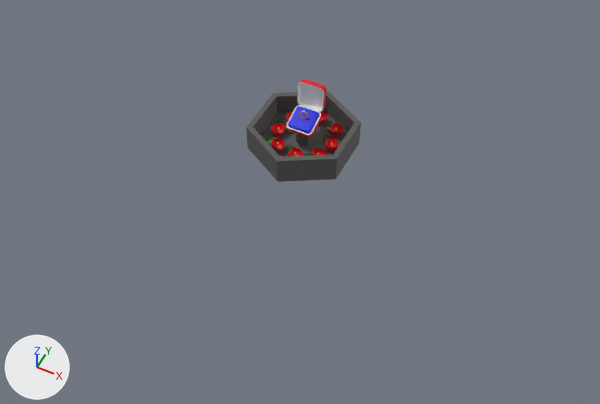
The glTF model ring.glb as it was, and as the next commit left it.
One viewpoint serves both versions: a 50 mm camera at (4.71, -9.57, 10.41) aimed at (0.34, -0.83, -0.51). Every picture has the same lights, and +X, +Y and +Z are marked at lower left. Where no turn or scale is listed for an object, it has been applied to the vertices.
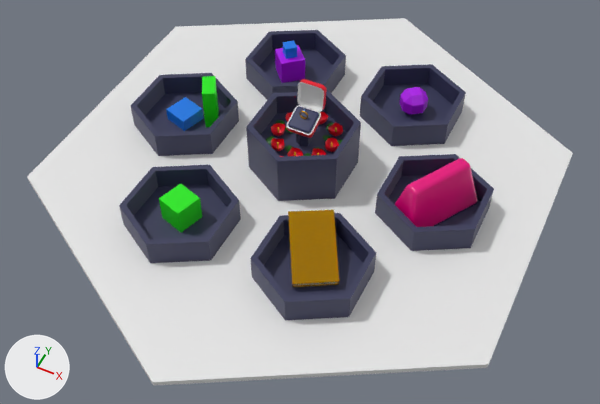
The newer file is also turned or shifted as a whole; pictures and numbers use the older file's frame.

The change, as a diff of the scene's bpy script:
```diff
--- a/ring.glb.py
+++ b/ring.glb.py
@@ mat_biru @@
 mat_biru = principled_material('biru')
-mat_biru.base_color = (0.0, 0.00469, 0.69)  # blue #000fd8
+mat_biru.base_color = (0.017, 0.0219, 0.0893)  # dark blue #232954
@@ mat_kotak @@
 mat_kotak = principled_material('kotak')
-mat_kotak.base_color = (0.0968, 0.0968, 0.0968)  # dark grey #585858
+mat_kotak.base_color = (0.0368, 0.0396, 0.0968)  # dark blue #363858
@@ me_cube_008 @@
+me_cube_008.from_pydata([(-0.165, 0.006, -0.116), (-0.165, 0.007, 0.116), (0.007, 0.164, -0.117), (0.007, 0.165, 0.116), (-0.007, -0.165, -0.116), (-0.007, -0.164, 0.117), (0.165, -0.007, -0.116), (0.165, -0.006, 0.116)], [], [(0, 1, 3), (0, 3, 2), (2, 3, 7), (2, 7, 6), (6, 7, 5), (6, 5, 4), (4, 5, 1), (4, 1, 0), (2, 6, 4), (2, 4, 0), (7, 3, 1), (7, 1, 5)])
+me_cube_008.materials.append(mat_item2)  # blue #0076e7
@@ me_cube_007 @@
+me_cube_007.from_pydata([(0.089, 0.332, -0.243), (-0.124, 0.209, -0.243), (0.089, 0.332, 0.602), (-0.124, 0.209, 0.602), (0.332, -0.089, -0.243), (0.119, -0.212, -0.243), (0.332, -0.089, 0.602), (0.119, -0.212, 0.602)], [], [(0, 1, 3), (0, 3, 2), (2, 3, 7), (2, 7, 6), (6, 7, 5), (6, 5, 4), (4, 5, 1), (4, 1, 0), (2, 6, 4), (2, 4, 0), (7, 3, 1), (7, 1, 5)])
+me_cube_007.materials.append(mat_item1)  # green #19e700
@@ me_cube_005 @@
+me_cube_005.from_pydata([(-0.343, 0.013, -0.243), (-0.343, 0.015, 0.243), (0.014, 0.342, -0.244), (0.014, 0.344, 0.242), (-0.014, -0.344, -0.242), (-0.014, -0.342, 0.244), (0.343, -0.015, -0.243), (0.343, -0.013, 0.243)], [], [(0, 1, 3), (0, 3, 2), (2, 3, 7), (2, 7, 6), (6, 7, 5), (6, 5, 4), (4, 5, 1), (4, 1, 0), (2, 6, 4), (2, 4, 0), (7, 3, 1), (7, 1, 5)])
+me_cube_005.materials.append(mat_item3)  # purple #ab00e7
@@ me_cube_004 @@
+me_cube_004.from_pydata([(-0.303, -0.161, -0.243), (-0.303, -0.161, 0.003), (-0.161, 0.303, -0.243), (-0.161, 0.303, 0.003), (0.161, -0.303, -0.243), (0.161, -0.303, 0.003), (0.303, 0.161, -0.243), (0.303, 0.161, 0.003)], [], [(0, 1, 3), (0, 3, 2), (2, 3, 7), (2, 7, 6), (6, 7, 5), (6, 5, 4), (4, 5, 1), (4, 1, 0), (2, 6, 4), (2, 4, 0), (7, 3, 1), (7, 1, 5)])
+me_cube_004.materials.append(mat_item2)  # blue #0076e7
@@ me_cube_003 @@
+me_cube_003.from_pydata([(-0.303, -0.161, -0.243), (-0.303, -0.161, 0.243), (-0.161, 0.303, -0.243), (-0.161, 0.303, 0.243), (0.161, -0.303, -0.243), (0.161, -0.303, 0.243), (0.303, 0.161, -0.243), (0.303, 0.161, 0.243)], [], [(0, 1, 3), (0, 3, 2), (2, 3, 7), (2, 7, 6), (6, 7, 5), (6, 5, 4), (4, 5, 1), (4, 1, 0), (2, 6, 4), (2, 4, 0), (7, 3, 1), (7, 1, 5)])
+me_cube_003.materials.append(mat_item1)  # green #19e700
@@ ob_cylinder_015 @@
+ob_cylinder_015 = bpy.data.objects.new('Cylinder.015', me_cylinder_016)  # 30 vertices, 56 faces; spans x -0.87..0.87, y -1.0..1.0, z 0.0..0.5; in mat_kotak (dark blue #363858)
+ob_cylinder_015.location = (1.25, 2.17, -0.5)
@@ ob_cylinder_014 @@
+ob_cylinder_014 = bpy.data.objects.new('Cylinder.014', me_cylinder_016.copy())
+ob_cylinder_014.location = (-1.25, -2.17, -0.5)
@@ ob_cylinder_013 @@
+ob_cylinder_013 = bpy.data.objects.new('Cylinder.013', me_cylinder_014)  # 30 vertices, 56 faces; spans x -0.87..0.87, y -1.0..1.0, z 0.0..0.5; in mat_kotak (dark blue #363858)
+ob_cylinder_013.location = (-1.25, 2.17, -0.5)
@@ ob_cylinder_012 @@
+ob_cylinder_012 = bpy.data.objects.new('Cylinder.012', me_cylinder_014.copy())
+ob_cylinder_012.location = (1.25, -2.17, -0.5)
@@ ob_cylinder_009 @@
+ob_cylinder_009 = bpy.data.objects.new('Cylinder.009', me_cylinder_012)  # 30 vertices, 56 faces; spans x -0.87..0.87, y -1.0..1.0, z 0.0..0.5; in mat_kotak (dark blue #363858)
+ob_cylinder_009.location = (-2.5, 0.0, -0.5)
@@ ob_cylinder_011 @@
+ob_cylinder_011 = bpy.data.objects.new('Cylinder.011', me_cylinder_012.copy())
+ob_cylinder_011.location = (0.0, 0.0, -0.5)
@@ ob_cylinder_010 @@
+ob_cylinder_010 = bpy.data.objects.new('Cylinder.010', me_cylinder_012.copy())
+ob_cylinder_010.location = (2.5, 0.0, -0.5)
@@ ob_cylinder_016 @@
+ob_cylinder_016 = bpy.data.objects.new('Cylinder.016', me_cylinder_017)  # a 6-sided cylinder along z spanning x -4.33..4.33, y -5.0..5.0, z -0.05..0.05; in mat_putih (white #e7e7e7)
+ob_cylinder_016.location = (0.0, 0.0, -0.55)
@@ ob_cube_008 @@
+ob_cube_008 = bpy.data.objects.new('Cube.008', me_cube_008)
+ob_cube_008.location = (-1.34, 2.1, 0.2)
@@ ob_cube_007 @@
+ob_cube_007 = bpy.data.objects.new('Cube.007', me_cube_007)
+ob_cube_007.location = (-2.17, 0.18, -0.17)
@@ ob_cube_006 @@
+ob_cube_006 = bpy.data.objects.new('Cube.006', me_cube_006)  # 24 vertices, 44 faces; spans x -0.259..0.259, y -0.259..0.259, z -0.244..0.244; in mat_item3 (purple #ab00e7)
+ob_cube_006.location = (1.27, 2.17, -0.16)
@@ ob_cube_005 @@
+ob_cube_005 = bpy.data.objects.new('Cube.005', me_cube_005)
+ob_cube_005.location = (-1.34, 2.1, -0.16)
@@ ob_cube_004 @@
+ob_cube_004 = bpy.data.objects.new('Cube.004', me_cube_004)
+ob_cube_004.location = (-2.52, 0.01, -0.16)
@@ ob_cube_003 @@
+ob_cube_003 = bpy.data.objects.new('Cube.003', me_cube_003)
+ob_cube_003.location = (-1.25, -2.14, -0.16)
@@ ob_cube_002 @@
+ob_cube_002 = bpy.data.objects.new('Cube.002', me_cube_002)  # 397 vertices, 790 faces; spans x -0.64..0.63, y -0.79..0.79, z -0.61..0.26; in mat_tas (pink #e7007c)
+ob_cube_002.location = (2.52, -0.04, 0.21)
@@ ob_cube_001 @@
+ob_cube_001 = bpy.data.objects.new('Cube.001', me_cube_001)  # 32 vertices, 60 faces; spans x -0.668..0.582, y -0.737..0.684, z -0.299..0.299; in mat_buku_cover (yellow #b78500), mat_putih (white #e7e7e7)
+ob_cube_001.location = (1.19, -1.94, -0.1)
```

Changed parts and their boxes (x1, y1, x2, y2) in the pictures (600 x 404 px):
'Cylinder.016', added: after (27, 18, 573, 386)
'Cylinder.014', added (blue): after (119, 165, 241, 263)
'Cylinder.012', added (blue): after (250, 213, 376, 320)
'Cylinder.015', added (blue): after (360, 64, 466, 146)
'Cylinder', recoloured (grey to blue): (246, 91, 361, 182) in both
'Cylinder.009', added (blue): after (131, 73, 239, 156)
'Cylinder.010', added: after (375, 154, 494, 251)
'Cylinder.013', added (blue): after (245, 30, 346, 100)
'Cube.001', added: after (288, 210, 339, 287)
'Cube.002', added (pink): after (395, 158, 477, 227)
'Cylinder.011', added: after (248, 144, 359, 201)
'Cube', recoloured: (287, 79, 327, 138) in both
'Cube.003', added (green): after (159, 184, 202, 232)
'Cube.005', added (purple): after (275, 45, 305, 83)
'Cube.004', added (blue): after (166, 97, 204, 131)
'Cube.007', added (green): after (202, 76, 219, 127)
'Cube.006', added (purple): after (400, 87, 428, 115)
'Cube.008', added: after (283, 40, 297, 59)
